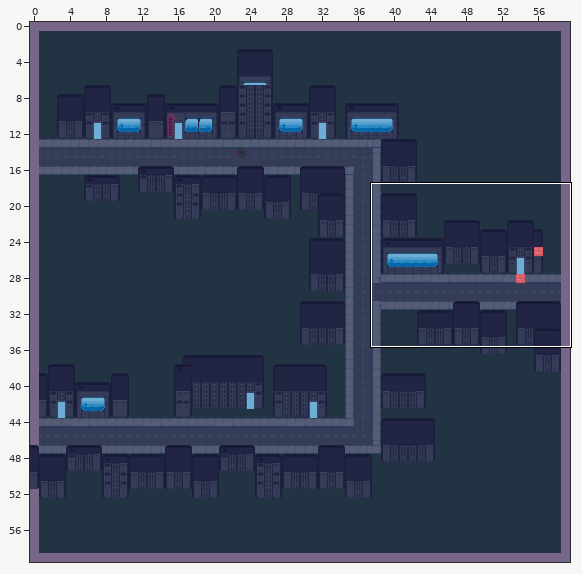
Tiled map -- tiledMaps/City.tmx. The first picture is a wide view before the edit; the outline marks the close-up.
Close-up. Old version:
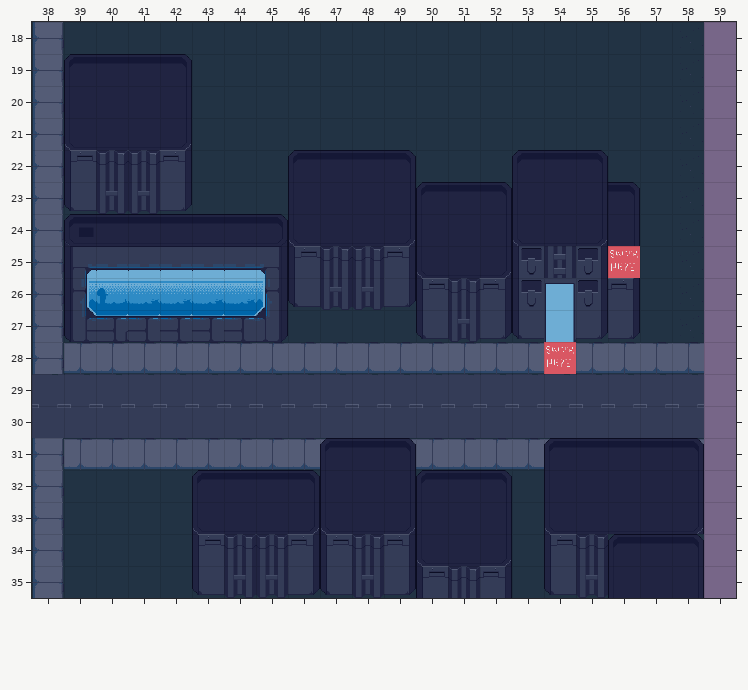
Cells are 40x40 px. Shown: x 38..59, y 18..35. The commit also changed other parts of the map, which this record leaves out. Tiles whose own drawing changed are shown in their newer look in all pictures.
And afterwards:
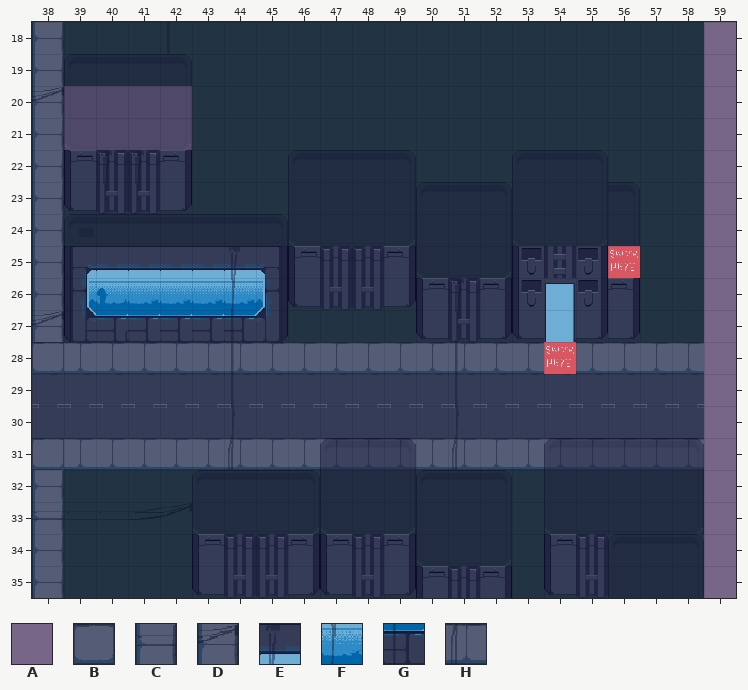
Key: from "AllTiles": A 1, B 4, C 90, D 92, E 93, F 117, G 141, H 189.
_ is an empty cell, # one hidden under a higher layer.
See-through tiles are keyed as they look on the map.
Diff:
layer "Overhead" opacity 100% -> 46%
Layer "Ground":
y 20..21: x 39..42 #### -> AAAA
Layer "Interactable":
y 28: x 38 _ -> B
y 31: x 38 _ -> B
Layer "Overhead":
y 20: x 38 _ -> D
y 25: x 44 _ -> E
y 26: x 44 _ -> F
y 27: x 38 _ -> D; x 44 _ -> G
y 28: x 44 _ -> G; x 51 _ -> G
y 31: x 44 _ -> H; x 51 _ -> H
y 33: x 38 _ -> C
